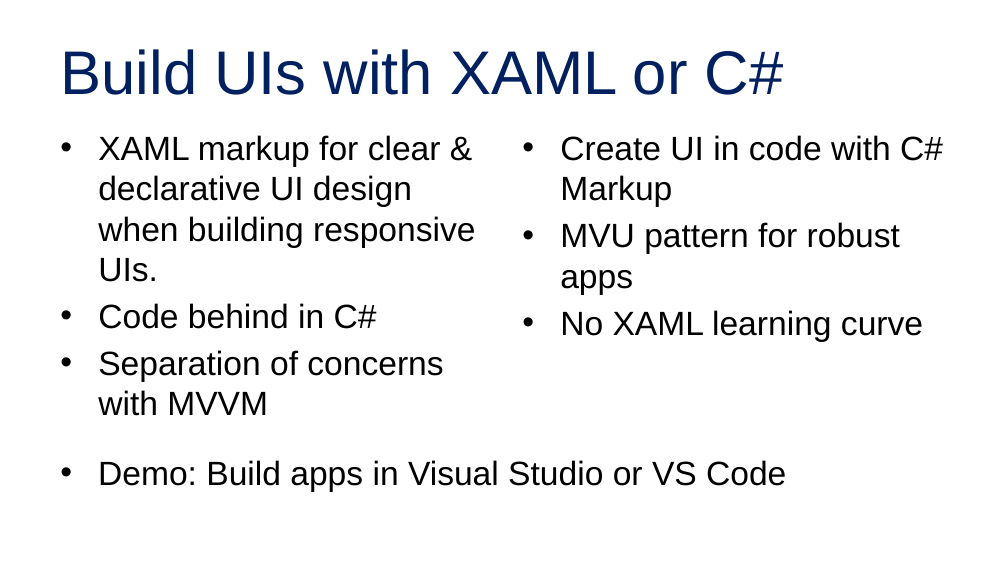
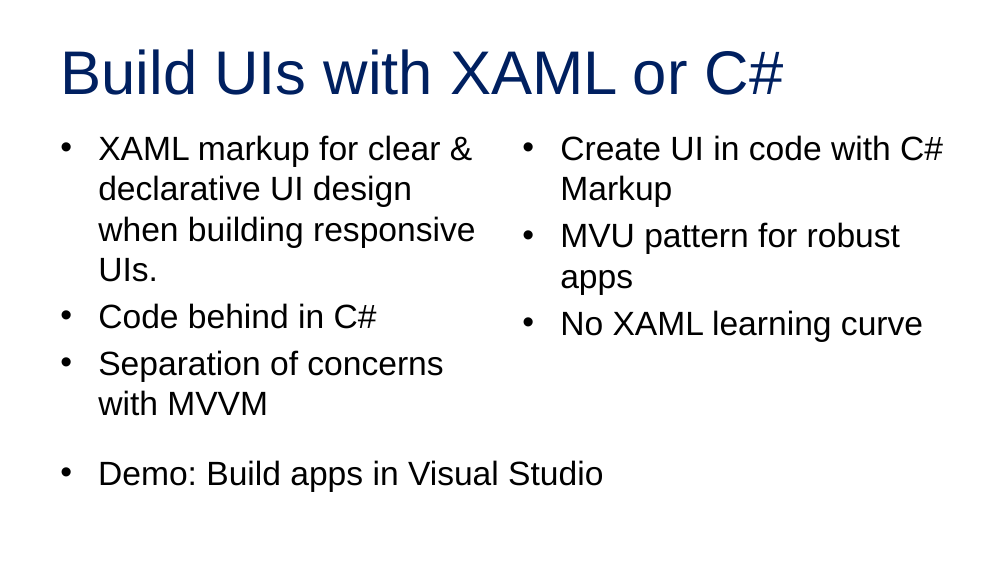
Before and after one commit to alvinashcraft/speaking, a slide deck: slide 11 of 2025/1116_VSLiveOrlando/Maui Toolkit/Create Multi-Platform Apps with .NET.pptx. Drawn at 1008x567 pixels with LibreOffice and Linux fonts; fonts in the diff are those of the drawing; background and template pictures are left out. Boxes give left, top, right and bottom in pixels: in the first picture for what was removed or moved away, otherwise in the second. Text is boxed around its words. In the diff, an @@ line names an element or a change of style, - is before the commit and + after.

```diff
--- a/2025/1116_VSLiveOrlando/Maui Toolkit/Create Multi-Platform Apps with .NET.pptx
+++ b/2025/1116_VSLiveOrlando/Maui Toolkit/Create Multi-Platform Apps with .NET.pptx
@@ text at [98,460,603,492]: text changed @@
-• Demo: Build apps in Visual Studio or VS Code
+• Demo: Build apps in Visual Studio
```
Also in this commit, not shown: 2 other slides changed, 2 other files.
